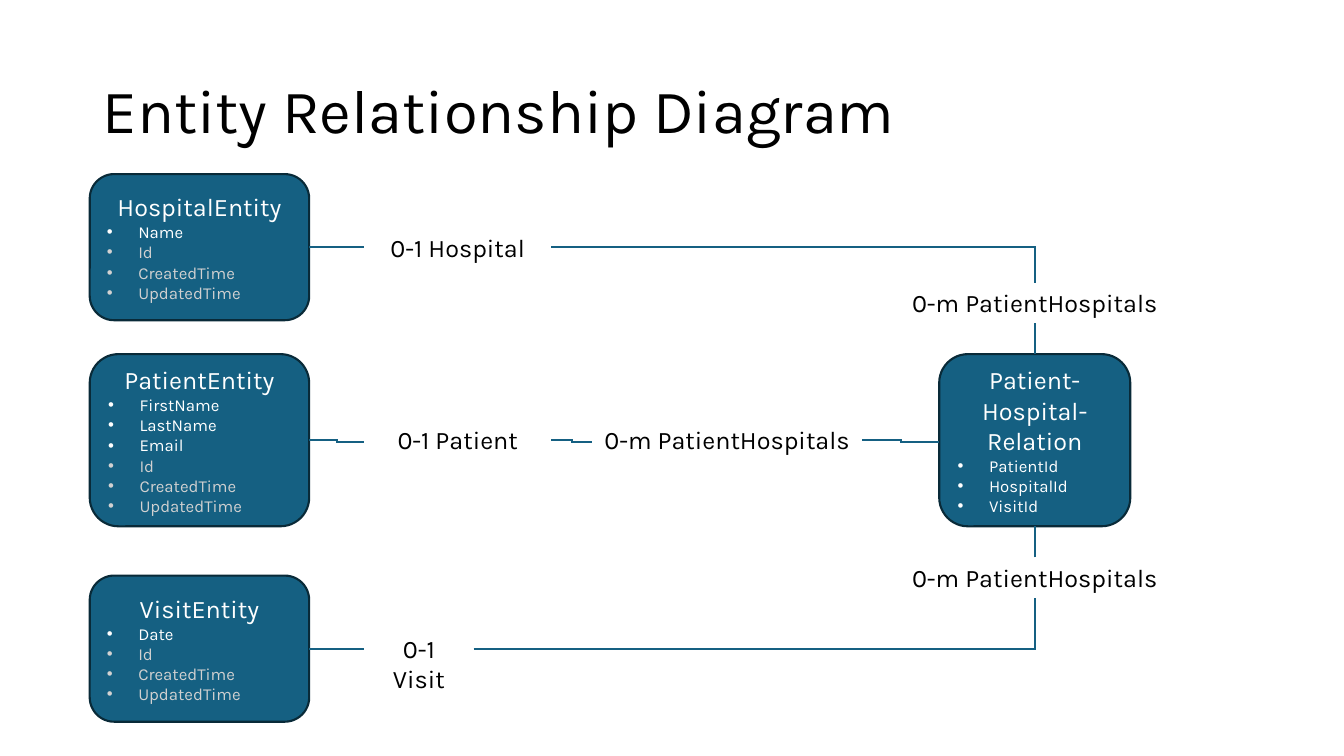
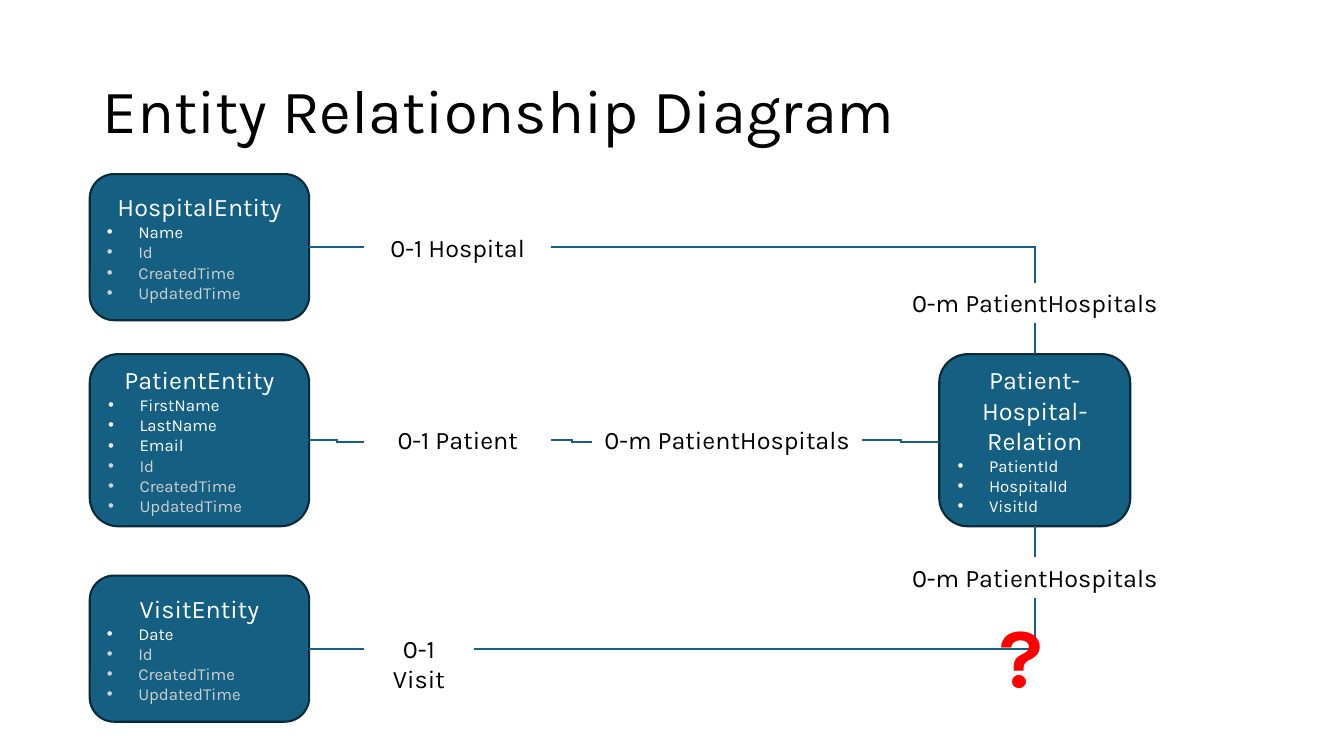
Before and after one commit to rennyeb/hci-take-home-interview-v3-main, a slide deck: slide 3 of Coding Exercise.pptx. Drawn at 1344x756 pixels with LibreOffice and Linux fonts; fonts in the diff are those of the drawing. Boxes give left, top, right and bottom in pixels: in the first picture for what was removed or moved away, otherwise in the second. Text is boxed around its words. In the diff, an @@ line names an element or a change of style, - is before the commit and + after.

```diff
--- a/Coding Exercise.pptx
+++ b/Coding Exercise.pptx
@@ text added at box(990, 598, 1034, 710), 60 pt, text #FF0000, bold @@
+?
```
Also in this commit, not shown: 6 other files.
